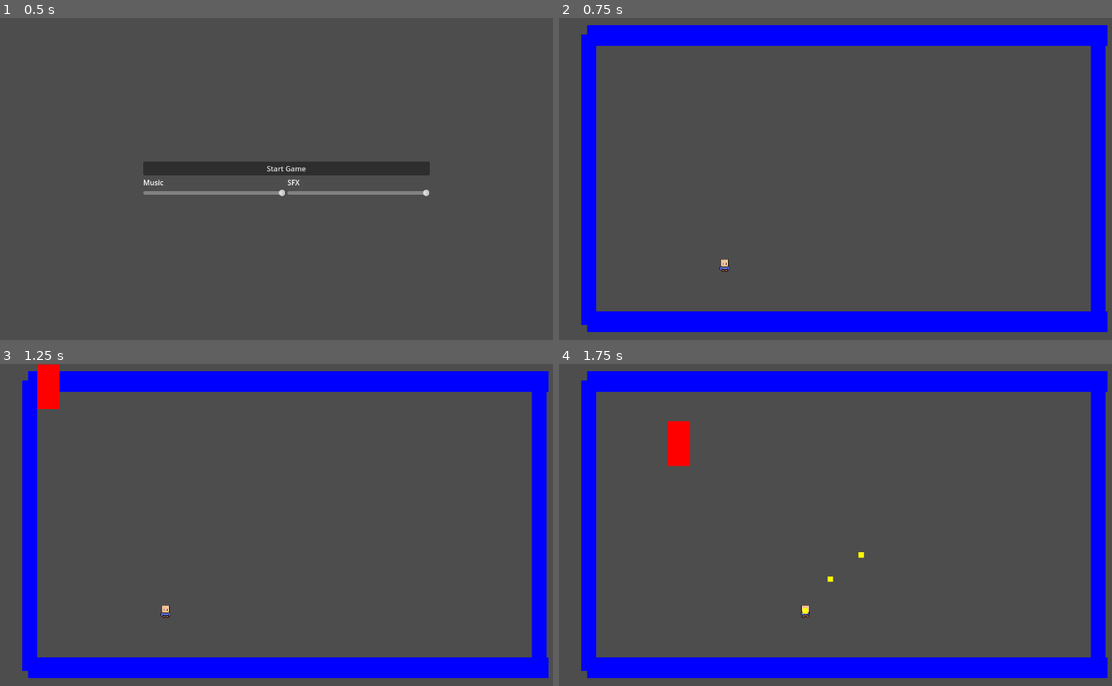
Above: before the commit, frames 1-4 (two rows, left to right).
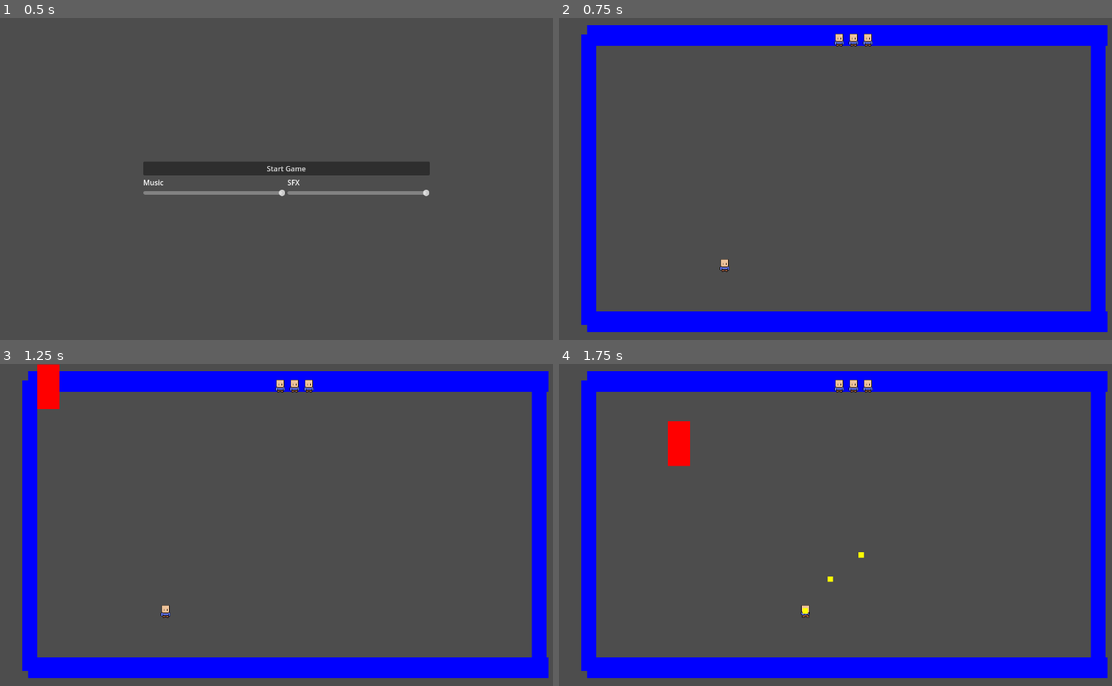
Above: after the commit, the same moments.

Repository: KDing0/GGJGodot
Game: Godot game, scene res://Misc/GameManager.tscn
The game is run twice, just before and just after one commit, with the same random seed, the same clock (stepped at 60 frames per second) and the same inputs. The engine's default icon, where the game draws it, is replaced by a stand-in: a white triangle on a blue panel in a dark square.
Inputs (mouse positions are in pixels of both pictures, inside the frame that each line leads up to):
- Up to frame 1 (0.5 s): no input
- Up to frame 2 (0.75 s): click "Start Game" at 0.5 s
- Up to frame 3 (1.25 s): no input
- Up to frame 4 (1.75 s): move the mouse to (973, 508) at 1.27 s; press the mouse at (973, 508) at 1.28 s; hold Right (player_right) from 1.28 s (still down)

Frame 1 is identical in both runs. In frame 2, 0.2% of the frame differs, in the area x 49-57%, y 4-9%; in frame 3, 0.2%; in frame 4, 0.2%.

Commit message:
added livecounter and gameover page

Diff:
--- a/src/Misc/GameManager.gd
+++ b/src/Misc/GameManager.gd
@@ -1,10 +1,11 @@
 extends Node
 
-enum States {MAIN_MENU, PAUSE_MENU, INGAME}
+enum States {MAIN_MENU, PAUSE_MENU, INGAME, GAMEOVER}
 
 const sceneStr_mainMenu = "res://Misc/MainMenu.tscn"
 const sceneStr_pauseMenu = "res://Misc/PauseMenu.tscn"
 const sceneStr_game = "res://gamescene.tscn"
+const sceneStr_gameOver = "res://Misc/GameOver.tscn"
 
 # -1 is no scene
 var currentState = -1
@@ -58,6 +59,20 @@
 	currentState = States.PAUSE_MENU
 	self.add_child(instance_pauseMenu)
 
+func loadGameOverMenu():
+	if currentState != States.INGAME:
+		return
+
+	var scene_gameOverMenu = preload(sceneStr_gameOver)
+	var instance_gameOverMenu = scene_gameOverMenu.instantiate()
+
+	#instance_gameOverMenu.restartGame.connect(restart_game)
+	instance_gameOverMenu.toMenu.connect(loadMainMenu)
+
+	currentState = States.GAMEOVER
+	self.add_child(instance_gameOverMenu)
+
+
 func startGame():
 	if currentState != States.MAIN_MENU:
 		return
@@ -65,6 +80,7 @@
 	# create game instance
 	var scene_game = preload(sceneStr_game)
 	var instance_game = scene_game.instantiate()
+	instance_game.game_over.connect(loadGameOverMenu)
 
 	# delete menu scene
 	self.get_child(0).queue_free()
--- /dev/null
+++ b/src/Misc/GameOver.gd
@@ -0,0 +1,10 @@
+extends CanvasLayer
+
+signal restartGame
+signal toMenu
+
+func _on_btn_restart_game_pressed():
+	restartGame.emit()
+
+func _on_btn_to_menu_pressed():
+	toMenu.emit()
--- /dev/null
+++ b/src/Misc/GameOver.tscn
@@ -0,0 +1,58 @@
+[gd_scene load_steps=3 format=3 uid="uid://uphl4yhhg3o4"]
+
+[ext_resource type="Script" path="res://Misc/GameOver.gd" id="1_b8uap"]
+
+[sub_resource type="LabelSettings" id="LabelSettings_sbbkr"]
+font_size = 48
+
+[node name="UI_PauseMenu" type="CanvasLayer"]
+script = ExtResource("1_b8uap")
+
+[node name="ColorRect" type="ColorRect" parent="."]
+anchors_preset = 15
+anchor_right = 1.0
+anchor_bottom = 1.0
+grow_horizontal = 2
+grow_vertical = 2
+color = Color(0, 0, 0, 0.635294)
+
+[node name="MarginContainer" type="MarginContainer" parent="."]
+anchors_preset = -1
+anchor_left = 0.25
+anchor_top = 0.25
+anchor_right = 0.75
+anchor_bottom = 0.75
+offset_top = -5.0
+offset_bottom = 5.0
+grow_horizontal = 2
+grow_vertical = 2
+
+[node name="VBoxContainer" type="VBoxContainer" parent="MarginContainer"]
+layout_mode = 2
+alignment = 1
+
+[node name="Label" type="Label" parent="MarginContainer/VBoxContainer"]
+layout_mode = 2
+text = "Game Over"
+label_settings = SubResource("LabelSettings_sbbkr")
+horizontal_alignment = 1
+vertical_alignment = 1
+
+[node name="Btn_ToMenu" type="Button" parent="MarginContainer/VBoxContainer"]
+layout_mode = 2
+text = "To Menu"
+
+[node name="HBoxContainer" type="HBoxContainer" parent="MarginContainer/VBoxContainer"]
+layout_mode = 2
+
+[node name="VBoxContainer" type="VBoxContainer" parent="MarginContainer/VBoxContainer/HBoxContainer"]
+layout_mode = 2
+size_flags_horizontal = 3
+alignment = 1
+
+[node name="VBoxContainer2" type="VBoxContainer" parent="MarginContainer/VBoxContainer/HBoxContainer"]
+layout_mode = 2
+size_flags_horizontal = 3
+alignment = 1
+
+[connection signal="pressed" from="MarginContainer/VBoxContainer/Btn_ToMenu" to="." method="_on_btn_to_menu_pressed"]
--- a/src/Player/player.gd
+++ b/src/Player/player.gd
@@ -12,7 +12,6 @@
 
 var bullet_scene = preload("res://Bullets/Bullet.tscn")
 var can_fire = true
-var player_lifes = 3
 
 func _physics_process(delta):
 	move()
@@ -65,6 +64,4 @@
 
 func hit_by_bullet():
 	print("OUCH")
-	player_lifes = player_lifes - 1
-
-	return
+	Livecounter.lives = Livecounter.lives - 1
--- /dev/null
+++ b/src/UI/Livecounter.gd
@@ -0,0 +1,3 @@
+extends Node
+
+var lives = 3
--- /dev/null
+++ b/src/UI/lives.gd
@@ -0,0 +1,16 @@
+extends Node2D
+
+signal game_over
+
+func _ready():
+	Livecounter.lives=3
+
+func _physics_process(delta):
+	if Livecounter.lives==2:
+		$Sprite2D3.hide()
+	if Livecounter.lives==1:
+		$Sprite2D2.hide()
+	if Livecounter.lives==0:
+		$Sprite2D.hide()
+		game_over.emit()
+		#get_tree().reload_current_scene()
--- /dev/null
+++ b/src/UI/lives.tscn
@@ -0,0 +1,19 @@
+[gd_scene load_steps=3 format=3 uid="uid://dl3h2vjeq7i23"]
+
+[ext_resource type="Texture2D" uid="uid://dfwjjbrb0vlkd" path="res://Assets/Characters/Player/MC.png" id="1_0iii3"]
+[ext_resource type="Script" path="res://UI/lives.gd" id="1_5fj5m"]
+
+[node name="Lives" type="Node2D"]
+script = ExtResource("1_5fj5m")
+
+[node name="Sprite2D" type="Sprite2D" parent="."]
+position = Vector2(624, 16)
+texture = ExtResource("1_0iii3")
+
+[node name="Sprite2D2" type="Sprite2D" parent="."]
+position = Vector2(592, 16)
+texture = ExtResource("1_0iii3")
+
+[node name="Sprite2D3" type="Sprite2D" parent="."]
+position = Vector2(560, 16)
+texture = ExtResource("1_0iii3")
--- /dev/null
+++ b/src/gamescene.gd
@@ -0,0 +1,10 @@
+extends Node2D
+
+signal game_over
+
+# Called when the node enters the scene tree for the first time.
+func _ready():
+	$Lives.game_over.connect(on_game_over)
+
+func on_game_over():
+	game_over.emit()
--- a/src/gamescene.tscn
+++ b/src/gamescene.tscn
@@ -1,7 +1,8 @@
-[gd_scene load_steps=26 format=3 uid="uid://d4ajf2330ej2i"]
+[gd_scene load_steps=28 format=3 uid="uid://d4ajf2330ej2i"]
 
 [ext_resource type="PackedScene" uid="uid://cf6o2n1w1lpv0" path="res://Enemy/enemy.tscn" id="1_80436"]
 [ext_resource type="Script" path="res://Misc/GameController.gd" id="1_prura"]
+[ext_resource type="Script" path="res://gamescene.gd" id="1_sor5h"]
 [ext_resource type="PackedScene" uid="uid://ipk1i003beqy" path="res://Player/player.tscn" id="2_uygfl"]
 [ext_resource type="Texture2D" uid="uid://cfajhosw6ap6y" path="res://icon.svg" id="2_xpmd0"]
 [ext_resource type="Script" path="res://addons/BulletUpHell/BuHPattern.gd" id="4_ehlb4"]
@@ -9,6 +10,7 @@
 [ext_resource type="Script" path="res://Addons/BulletUpHell/BuHBulletProperties.gd" id="6_7xkk1"]
 [ext_resource type="Script" path="res://Addons/BulletUpHell/SpawnPatterns/PatternLine.gd" id="7_il8iq"]
 [ext_resource type="Script" path="res://Addons/BulletUpHell/BulletProps.gd" id="7_q0fvn"]
+[ext_resource type="PackedScene" uid="uid://dl3h2vjeq7i23" path="res://UI/lives.tscn" id="10_l5axw"]
 
 [sub_resource type="RectangleShape2D" id="RectangleShape2D_cd6u2"]
 size = Vector2(72, 710)
@@ -250,6 +252,7 @@
 r_scale_multi_scale_variation = Vector3(0, 0, 0)
 
 [node name="Node2D" type="Node2D"]
+script = ExtResource("1_sor5h")
 
 [node name="GameController" type="Node" parent="."]
 script = ExtResource("1_prura")
@@ -350,3 +353,5 @@
 script = ExtResource("6_7xkk1")
 id = "1"
 props = SubResource("PackedDataContainer_p2jyy")
+
+[node name="Lives" parent="." instance=ExtResource("10_l5axw")]
--- a/src/project.godot
+++ b/src/project.godot
@@ -18,6 +18,7 @@
 [autoload]
 
 Spawning="*res://addons/BulletUpHell/Spawning.tscn"
+Livecounter="*res://UI/Livecounter.gd"
 
 [display]
 
